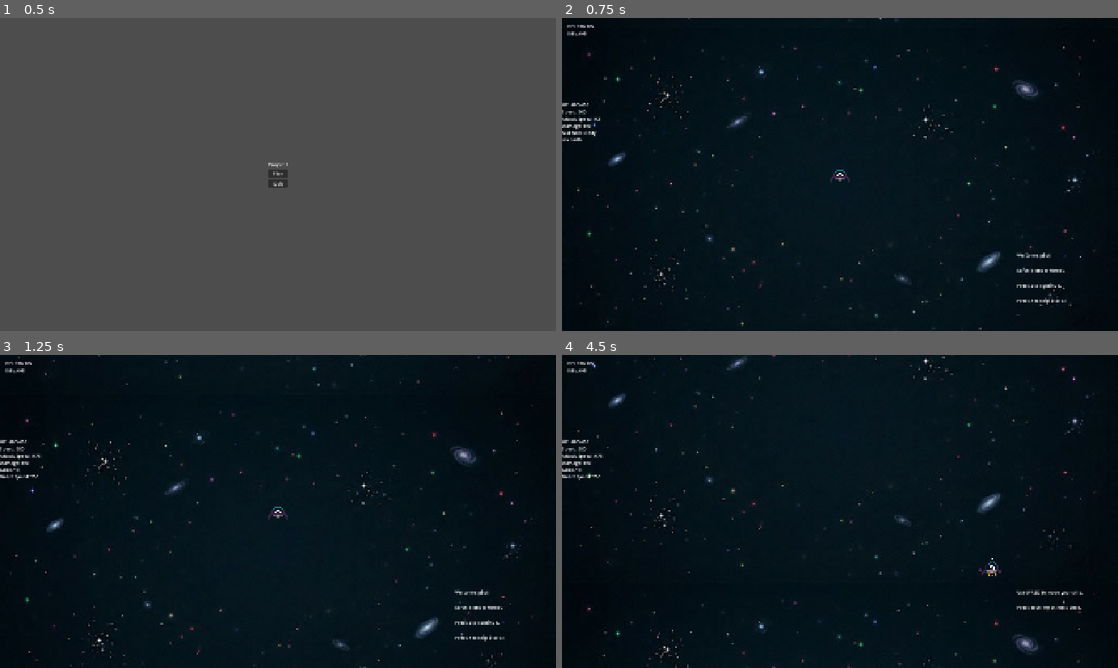
Above: before the commit, frames 1-4 (two rows, left to right).
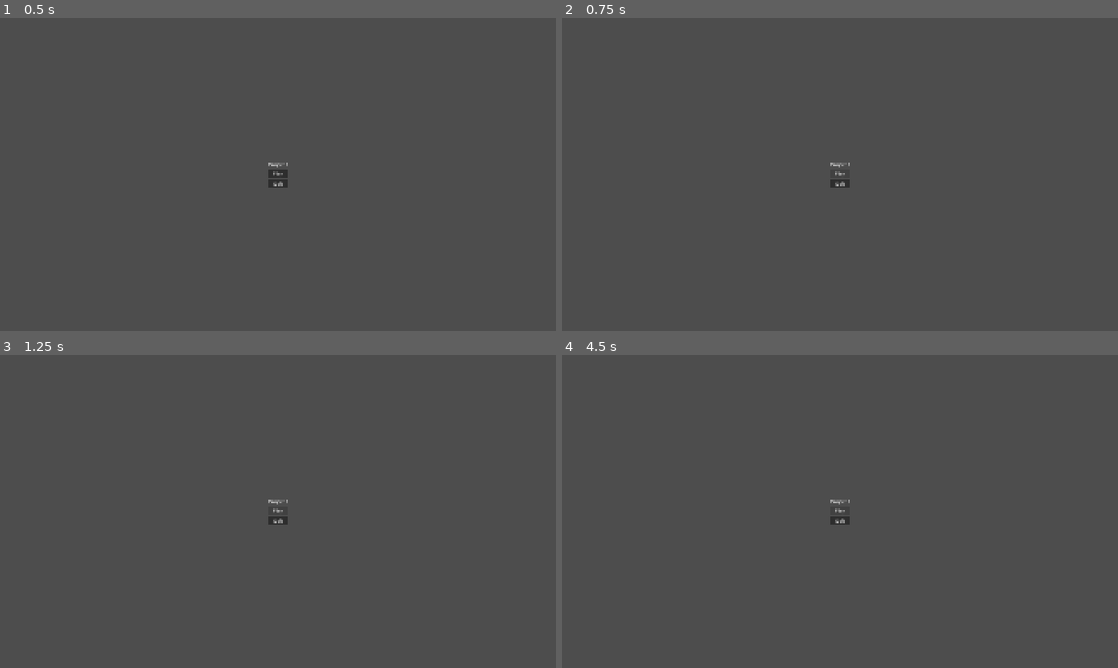
Above: after the commit, the same moments.

Repository: Infermannn/Point-of-No-Return
Game: Godot game, scene res://menu.tscn
Two runs of this game, one before a commit and one after it. Both use one fixed random seed, a clock stepped at 60 frames per second and the inputs below.
Inputs (mouse positions are in pixels of both pictures, inside the frame that each line leads up to):
- Up to frame 1 (0.5 s): no input
- Up to frame 2 (0.75 s): click "Play" at 0.5 s
- Up to frame 3 (1.25 s): no input
- Up to frame 4 (4.5 s): click (840, 511) at 1.25 s, where only the run after the commit has a clickable "Play"; tap Z at 2 s; hold D 2.03-2.78 s; hold Space (shoot) 2.03-2.78 s; hold S 2.78-3.53 s; tap G (toggle_godmode) at 2.85 s; hold D 3.53-4.28 s; hold Ctrl 3.53-4.28 s; hold W from 4.28 s (still down); tap Shift at 4.35 s

Frame 1 is identical in both runs. In frame 2, 100% of the frame differs, in the area x 0-100%, y 0-100%; in frame 3, 100%; in frame 4, 100%.

Commit message:
balance changes

Diff:
--- a/player.tscn
+++ b/player.tscn
@@ -4,7 +4,7 @@
 [ext_resource type="Texture2D" uid="uid://b68vacop2vn6v" path="res://spaceship256.png" id="2_onrkg"]
 
 [sub_resource type="RectangleShape2D" id="RectangleShape2D_onrkg"]
-size = Vector2(60, 44)
+size = Vector2(44, 40)
 
 [node name="Player" type="Area2D" unique_id=1102285899 groups=["player"]]
 collision_mask = 6
@@ -16,5 +16,5 @@
 texture = ExtResource("2_onrkg")
 
 [node name="CollisionShape2D" type="CollisionShape2D" parent="." unique_id=438039192]
-position = Vector2(0, 4)
+position = Vector2(0, 2)
 shape = SubResource("RectangleShape2D_onrkg")
--- a/scripts/global.gd
+++ b/scripts/global.gd
@@ -5,6 +5,7 @@
 var bullet_speed = 600
 var max_lives = 3
 var current_level = 1
+var current_wave = 0
 
 func save():
 	var save_data = {
--- a/scripts/menu.gd
+++ b/scripts/menu.gd
@@ -1,6 +1,7 @@
 extends Control
 
-func _on_play_button_pressed():
+func _on_play_pressed():
+	Global.current_wave = 0
 	get_tree().change_scene_to_file("res://level1.tscn")
 
 func _on_quit_button_pressed():
--- a/scripts/world.gd
+++ b/scripts/world.gd
@@ -21,11 +21,11 @@
 	#3: 10 basic + 30 drone
 	{"enemies": [{"scene": "basic", "count": 25}, {"scene": "drone", "count": 10}], "spawn_interval": 0.4},
 	#4: 1 big guy
-	{"enemies": [{"scene": "drone", "count": 40}], "spawn_interval": 0.5},
+	{"enemies": [{"scene": "drone", "count": 40}], "spawn_interval": 1},
 	#5: 1 big guy + 25 drone
-	{"enemies": [{"scene": "big", "count": 1}, {"scene": "drone", "count": 5}], "spawn_interval": 0.1},
+	{"enemies": [{"scene": "big", "count": 1}], "spawn_interval": 0.1},
 	#6: good luck
-	{"enemies": [{"scene": "drone", "count": 100}, {"scene": "big", "count": 1}], "spawn_interval": 3},
+	{"enemies": [{"scene": "drone", "count": 100}, {"scene": "big", "count": 1}], "spawn_interval": 2.5},
 	{"enemies": [{"scene": "basic", "count": 50}, {"scene": "drone", "count": 10}], "spawn_interval": 1},
 	{"enemies": [{"scene": "basic", "count": 30}, {"scene": "drone", "count": 25}], "spawn_interval": 1},
 	{"enemies": [{"scene": "drone", "count": 50}], "spawn_interval": 0.5},#8
@@ -98,7 +98,7 @@
 
 func start_game():
 	game_started = true
-	start_wave(0)
+	start_wave(Global.current_wave)
 
 func start_next_wave():
 	current_wave += 1
@@ -120,6 +120,7 @@
 	total_enemies_in_wave += 1
 
 func start_wave(index):
+	Global.current_wave = index
 	var wave_data = waves[index]
 	spawn_interval = wave_data["spawn_interval"]
 	enemies_killed = 0
Not shown, changed: export_presets.cfg
Not shown, added: versions/1.1.4/Project1_v1.1.4.zip
Not shown, added: versions/1.1.5/Project1_v1.1.5.console.exe
Not shown, added: versions/1.1.5/Project1_v1.1.5.exe
Not shown, added: versions/1.1.5/Project1_v1.1.5.pck
